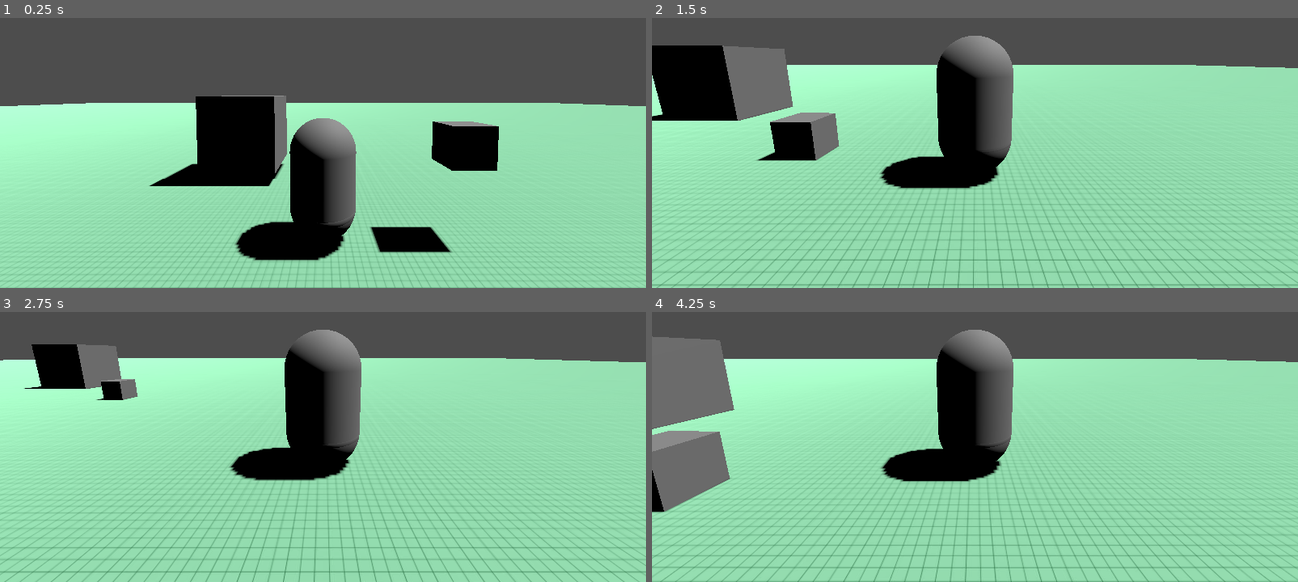
Above: before the commit, frames 1-4 (two rows, left to right).
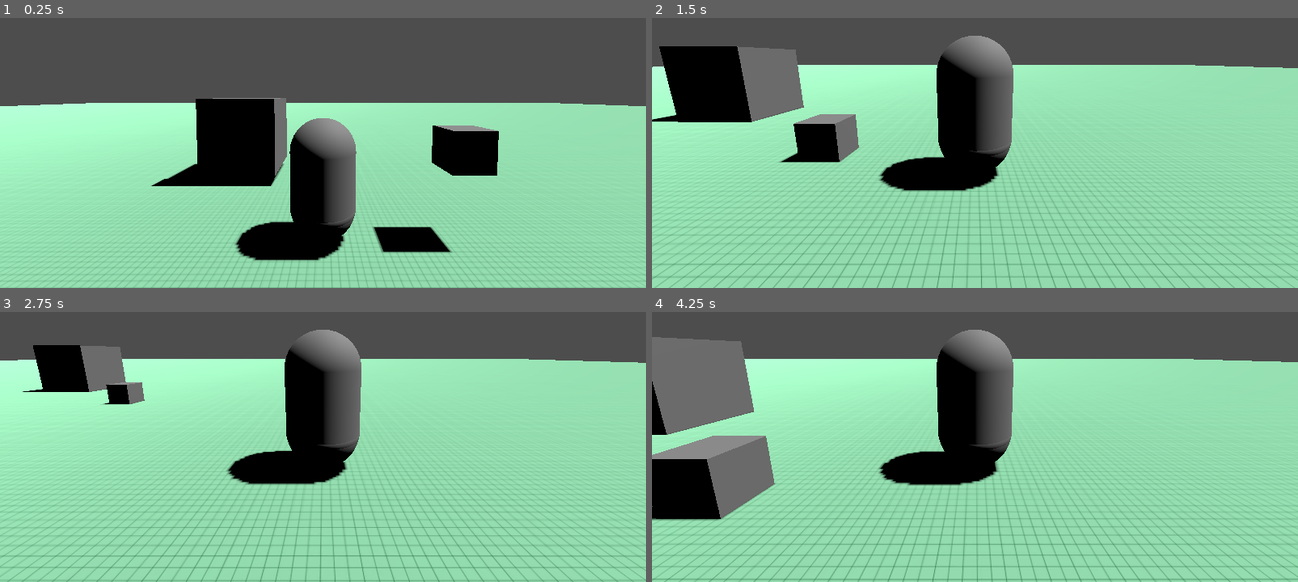
Above: after the commit, the same moments.

Repository: Mangonels/Godot-RigidBody3D-character-movement
Game: Godot game, scene res://scene.tscn
The game is run twice, just before and just after one commit, with the same random seed, the same clock (stepped at 60 frames per second) and the same inputs.
Inputs (mouse positions are in pixels of both pictures, inside the frame that each line leads up to):
- Up to frame 1 (0.25 s): no input
- Up to frame 2 (1.5 s): tap Enter (ui_accept) at 0.5 s; move the mouse to (1117, 88) at 0.52 s; hold D (move_right) 0.53-1.28 s; tap Space (jump) at 0.6, 0.77, 1.07 s; click (1117, 88) at 0.67 s; move the mouse to (845, 126) at 1.27 s; hold S (move_backward) from 1.28 s (still down); tap F at 1.35 s
- Up to frame 3 (2.75 s): tap Space (jump) at 1.52, 1.55, 1.82, 2.3 s; move the mouse to (387, 320) at 2.02 s; release S (move_backward) at 2.03 s; hold D (move_right) from 2.03 s (still down); hold Q from 2.03 s (still down)
- Up to frame 4 (4.25 s): move the mouse to (942, 474) at 2.77 s; release D (move_right) at 2.78 s; release Q at 2.78 s; hold W (move_forward) 2.78-3.53 s; tap Space (jump) at 2.85, 3.02, 3.32, 3.77, 3.8, 4.07 s; click (942, 474) at 2.92 s; move the mouse to (1168, 455) at 3.52 s; hold A (move_left) from 3.53 s (still down); hold F from 3.53 s (still down)

The runs differ from the first frame. In frame 1, 0.8% of the frame differs, in the area x 23-78%, y 28-88%; in frame 2, 10%; in frame 3, 6.7%; in frame 4, 11%, in the area x 0-100%, y 8-100%.

Commit message:
120 physics simulations per second fixes sinking with no other identified unintended consequences for now

Diff:
--- a/Custom_Resources_Data/protagonist_data.tres
+++ b/Custom_Resources_Data/protagonist_data.tres
@@ -9,4 +9,4 @@
 full_speed_rate_airbourne = 10.0
 ground_mobility = 15.0
 air_mobility = 12.0
-jump_strength = 1500.0
+jump_strength = 3000.0
--- a/project.godot
+++ b/project.godot
@@ -53,6 +53,7 @@
 
 [physics]
 
+common/physics_ticks_per_second=120
 3d/physics_engine="Jolt Physics"
 jolt_physics_3d/simulation/areas_detect_static_bodies=true
 3d/default_gravity=100.0
